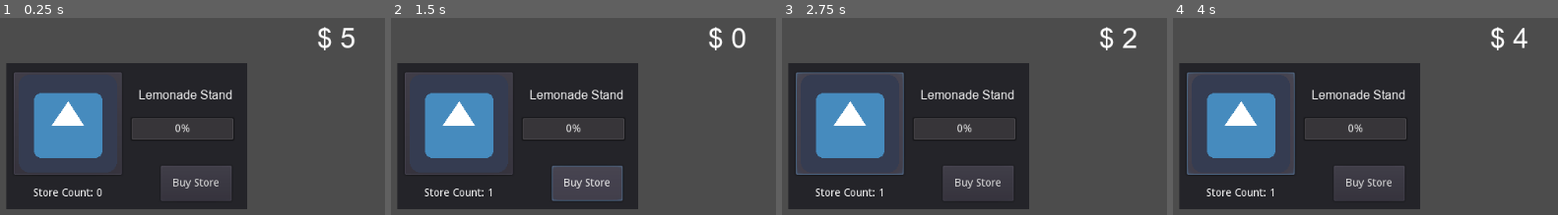
Above: before the commit, frames 1-4 (left to right).
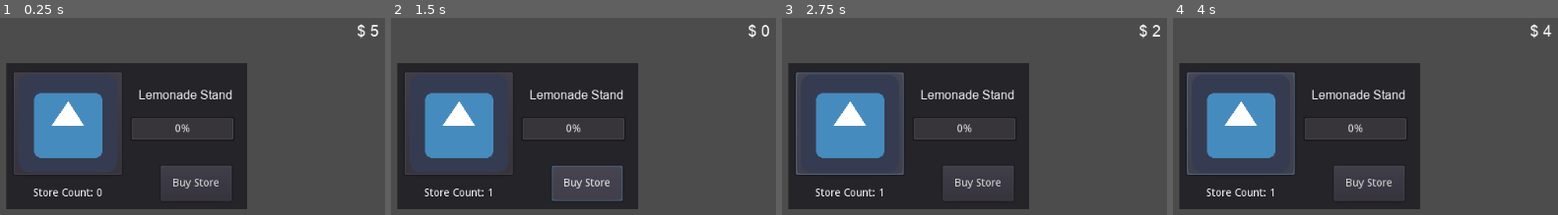
Above: after the commit, the same moments.

Repository: shawn220a/GodotIdleTycoon
Game: Godot game, scene res://store.tscn
Same seed, same stepped clock (60 frames per second), same inputs: the game is played once before the commit and once after it. The engine's default icon, where the game draws it, is replaced by a stand-in: a white triangle on a blue panel in a dark square.
Inputs (mouse positions are in pixels of both pictures, inside the frame that each line leads up to):
- Up to frame 1 (0.25 s): no input
- Up to frame 2 (1.5 s): click (460, 122) at 0.5 s; click "Buy Store" at 1.25 s
- Up to frame 3 (2.75 s): click (851, 122) at 2 s
- Up to frame 4 (4 s): click "Buy Store" at 2.75 s; click (1242, 122) at 3.5 s

The runs differ from the first frame. In frame 1, 0.6% of the frame differs, in the area x 82-99%, y 2-17%; in frame 2, 0.6%; in frame 3, 0.6%; in frame 4, 0.6%.

Commit message:
Create popup in scene

Diff:
--- a/store.tscn
+++ b/store.tscn
@@ -5,7 +5,7 @@
 [ext_resource path="res://fonts/arial.ttf" type="DynamicFontData" id=3]
 
 [sub_resource type="DynamicFont" id=1]
-size = 36
+size = 20
 font_data = ExtResource( 3 )
 
 [sub_resource type="DynamicFont" id=2]
@@ -24,10 +24,10 @@
 [node name="MoneyLabel" type="Label" parent="."]
 anchor_left = 0.5
 anchor_right = 0.5
-margin_left = 195.0
-margin_top = -52.5
-margin_right = 349.0
-margin_bottom = -11.5
+margin_left = 236.0
+margin_top = -54.0
+margin_right = 390.0
+margin_bottom = -13.0
 custom_fonts/font = SubResource( 1 )
 text = "[Money]"
 align = 1
@@ -86,5 +86,27 @@
 margin_top = 70.0
 margin_right = 296.5
 margin_bottom = 102.0
+
+[node name="PopupDialog" type="PopupDialog" parent="."]
+visible = true
+margin_left = 281.0
+margin_top = 175.5
+margin_right = 628.0
+margin_bottom = 278.5
+
+[node name="MessageLabel" type="Label" parent="PopupDialog"]
+anchor_left = 0.5
+anchor_right = 0.5
+margin_left = -150.5
+margin_top = 31.5
+margin_right = 155.5
+margin_bottom = 72.5
+custom_fonts/font = SubResource( 1 )
+text = "You don't have enough money!"
+align = 1
+valign = 1
+__meta__ = {
+"_edit_use_anchors_": false
+}
 [connection signal="pressed" from="ClickButton" to="." method="_on_ClickButton_pressed"]
 [connection signal="pressed" from="BuyButton" to="." method="_on_BuyButton_pressed"]
